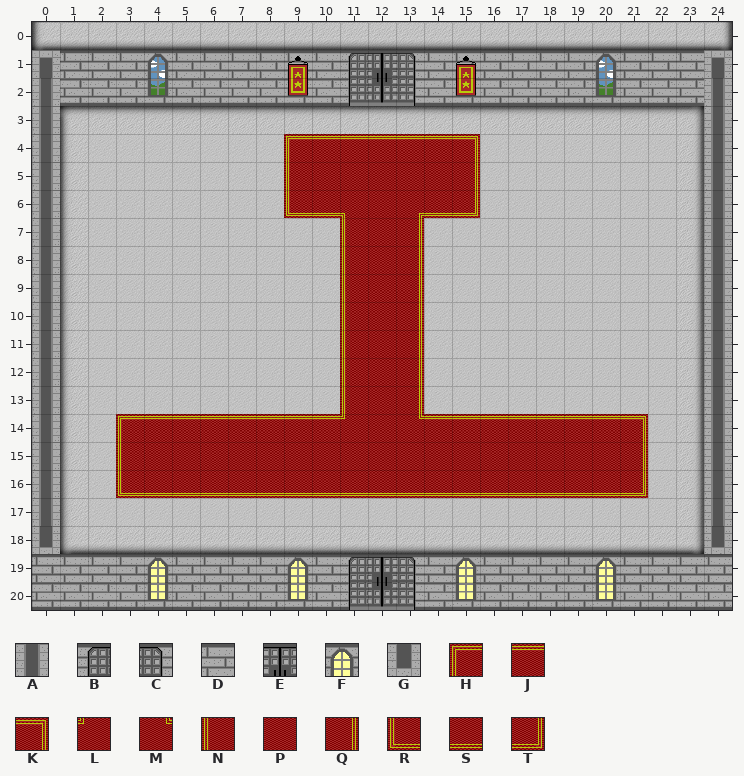
An edit to a level. Tiled map, tiles_map/LaserBossRoom.tmx. The picture above is the old version.
Cells are 32x32 px. Shown: x 0..24, y 0..20.
Key: from "Terrain_set": A 22, B 25, C 26, D 29, E 35, F 39, G 41; from "indoor_terrain_set": H 0, J 1, K 2, L 3, M 4, N 5, P 6, Q 7, R 10, S 11, T 12.
_ is an empty cell, # one hidden under a higher layer.
Layers that did not change in this view are not listed.
Layer "Terrain_TL" before, first column x 0:
 8 A__________NPQ__________A
 9 A__________NPQ__________A
10 A__________NPQ__________A
11 A__________NPQ__________A
12 A__________N#Q__________A
13 A__________N#Q__________A
14 A__________###__________A
15 A__________###__________A
16 A__________###__________A
17 A_______________________A
18 G_______________________G
19 _________________________
Layer "Upper_TL" before, first column x 0:
 8 _________________________
 9 _________________________
10 _________________________
11 _________________________
12 ____________P____________
13 ____________P____________
14 ___HJJJJJJJLPMJJJJJJJK___
15 ___NPPPPPPPPPPPPPPPPPQ___
16 ___RSSSSSSSSSSSSSSSSST___
17 _________________________
18 _________________________
19 DDDDFDDDDFDBECDFDDDDFDDDD
Once edited:
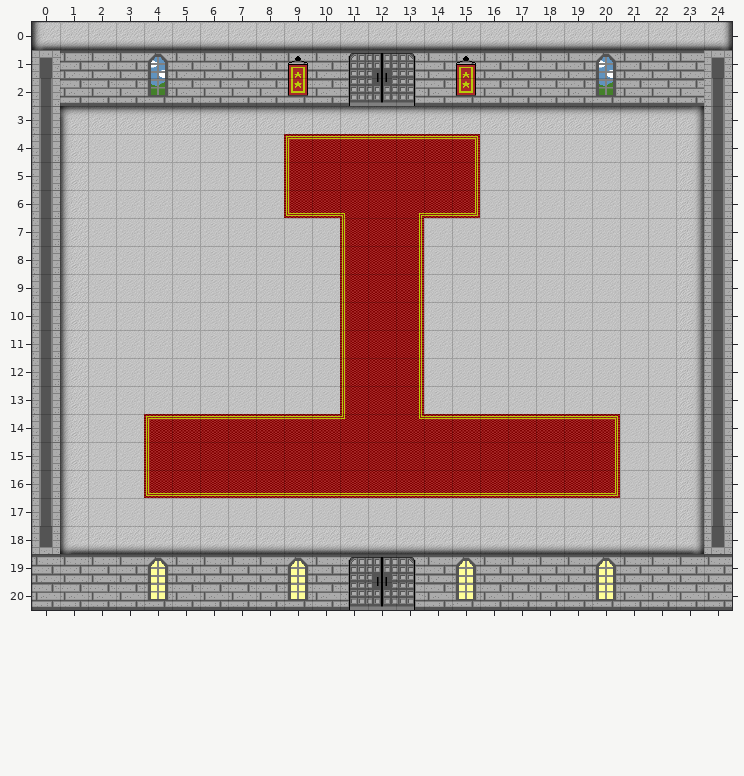
Difference:
Changed rows in their new state; . is an unchanged cell.
Layer "Terrain_TL":
first column x 4:
14 H...............K
15 N...............Q
16 R...............T
Layer "Upper_TL":
first column x 3:
14 __...............__
15 __...............__
16 __...............__
Boxes around the changes in both pictures, in picture pixels (x1, y1, x2, y2):
changed: (116, 414, 165, 498)
changed: (598, 414, 648, 498)
